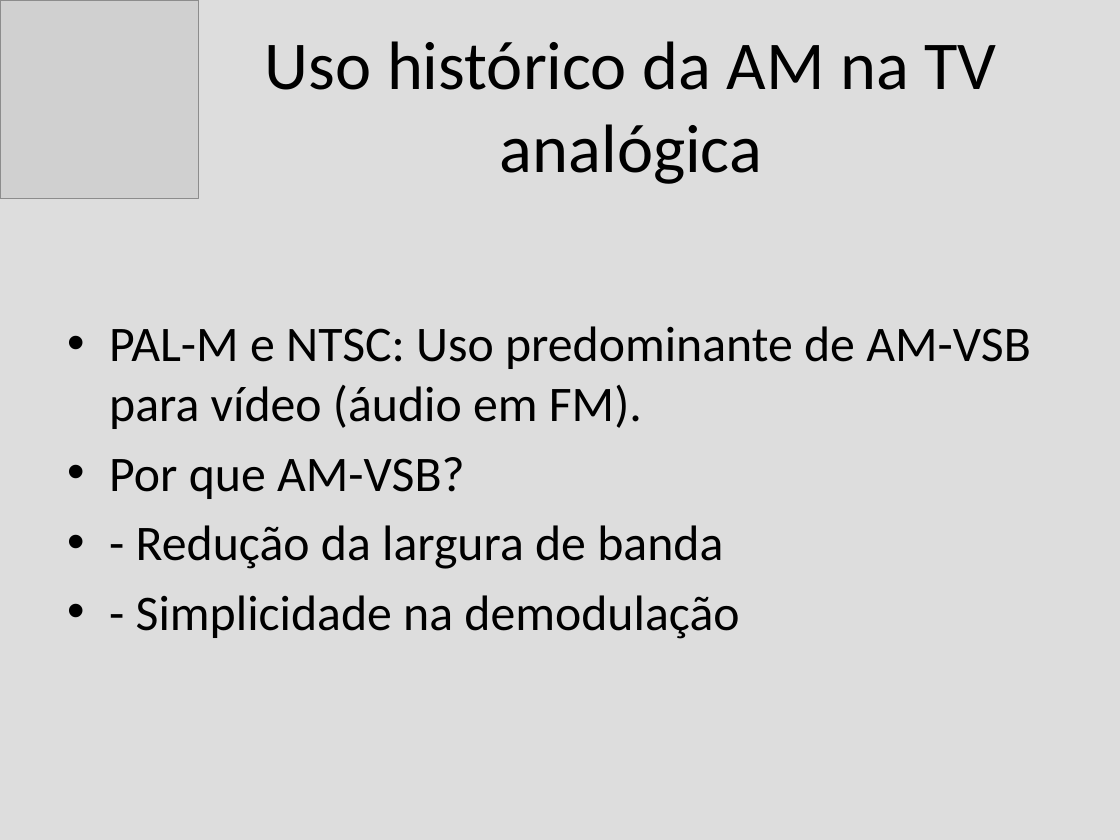
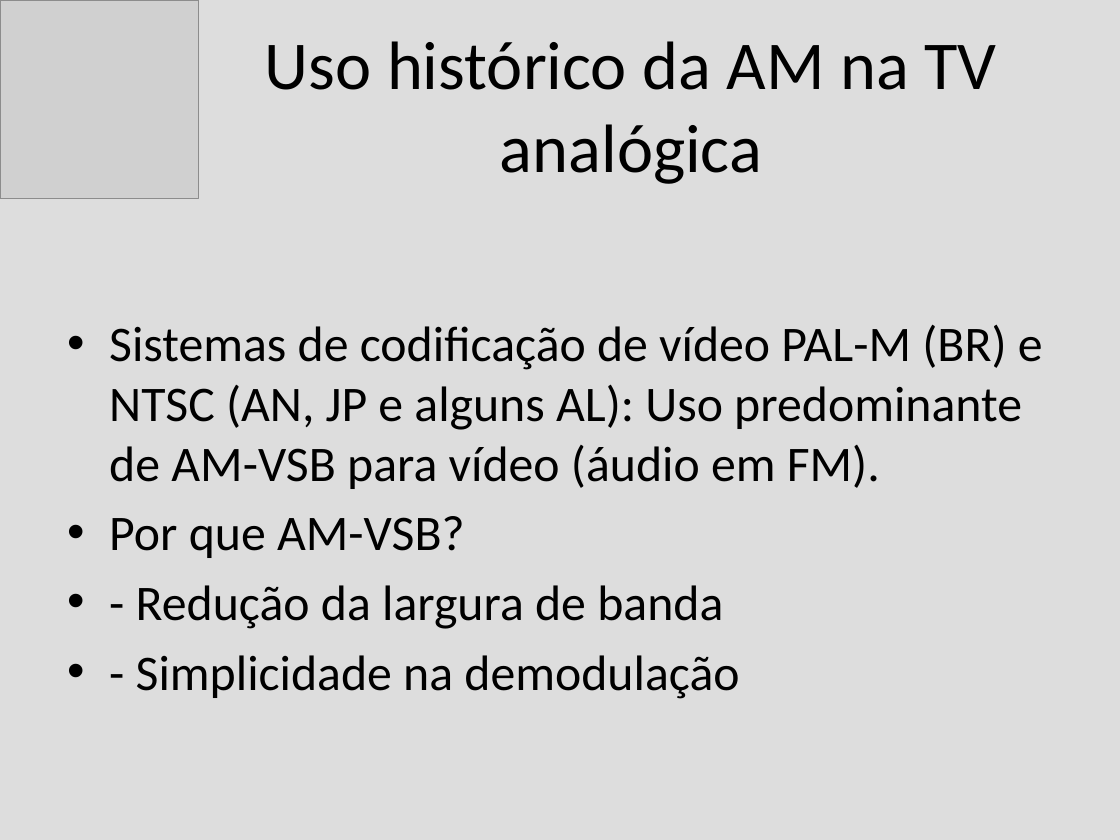
Before and after one commit to alenior/IFCE, a slide deck: slide 4 of P7/TV DIGITAL/modulacao_tv_digital.odp. Drawn at 1120x840 pixels with LibreOffice and Linux fonts; fonts in the diff are those of the drawing; grey boxes stand for pictures. Boxes give left, top, right and bottom in pixels: in the first picture for what was removed or moved away, otherwise in the second. Text is boxed around its words. In the diff, an @@ line names an element or a change of style, - is before the commit and + after.

```diff
--- a/P7/TV DIGITAL/modulacao_tv_digital.odp
+++ b/P7/TV DIGITAL/modulacao_tv_digital.odp
@@ text at bbox=[109, 324, 1043, 489]: text changed @@
-• PAL-M e NTSC: Uso predominante de AM-VSB para vídeo (áudio em FM).
+• Sistemas de codificação de vídeo PAL-M (BR) e NTSC (AN, JP e alguns AL): Uso predominante de AM-VSB para vídeo (áudio em FM).
```
Also in this commit, not shown: 1 other slide changed, 6 other files.
